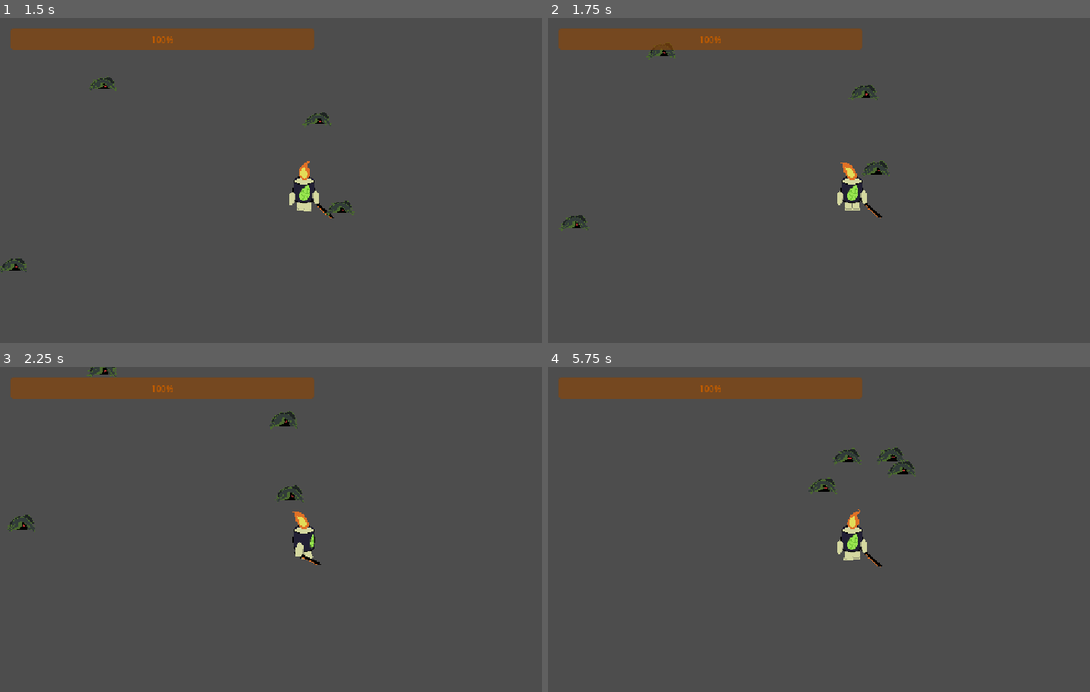
Above: before the commit, frames 1-4 (two rows, left to right).
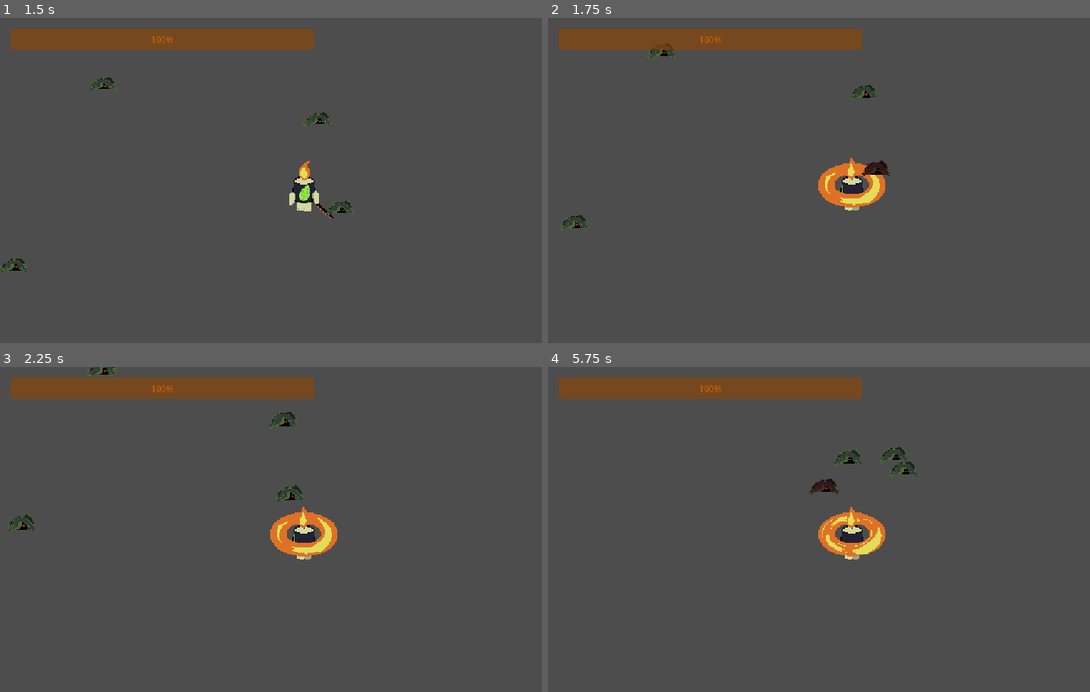
Above: after the commit, the same moments.

Repository: santirincon401-art/fire-project
Game: Godot game, scene res://scenes/main.tscn
Two runs of this game, one before a commit and one after it. Both use one fixed random seed, a clock stepped at 60 frames per second and the inputs below.
Inputs (mouse positions are in pixels of both pictures, inside the frame that each line leads up to):
- Up to frame 1 (1.5 s): move the mouse to (439, 170) at 0.52 s; hold Right (ui_right) 0.53-1.28 s; click (439, 170) at 0.6 s; right-click (439, 170) at 0.8 s; move the mouse to (184, 206) at 1.27 s; hold Down (ui_down) from 1.28 s (still down); right-click (184, 206) at 1.35 s
- Up to frame 2 (1.75 s): keep holding Down (ui_down); tap R (Spin, bound only after the commit) at 1.55 s
- Up to frame 3 (2.25 s): move the mouse to (363, 464) at 2.02 s; release Down (ui_down) at 2.03 s; hold Right (ui_right) from 2.03 s (still down); tap R (Spin, bound only after the commit) at 2.1 s
- Up to frame 4 (5.75 s): click (911, 464) at 2.3 s; move the mouse to (824, 607) at 2.77 s; release Right (ui_right) at 2.78 s; hold Up (ui_up) 2.78-3.53 s; click (824, 607) at 2.85 s; right-click (824, 607) at 3.05 s; move the mouse to (1035, 591) at 3.52 s; hold Left (ui_left) 3.53-5.03 s; tap Q (LargeStab) at 3.6 s; tap R (Spin, bound only after the commit) at 3.8, 5.1 s; move the mouse to (667, 487) at 4.27 s; right-click (667, 487) at 4.35 s; click (667, 487) at 4.55 s; move the mouse to (884, 539) at 5.02 s; hold Down (ui_down) from 5.03 s (still down); right-click (884, 539) at 5.3 s

Frame 1 is identical in both runs. In frame 2, 1.2% of the frame differs, in the area x 49-64%, y 43-62%; in frame 3, 1.1%; in frame 4, 1.6%, in the area x 48-69%, y 24-62%.

Commit message:
spin attack

Diff:
--- a/Candle/controlador.gd
+++ b/Candle/controlador.gd
@@ -8,6 +8,7 @@
 @onready var player: CharacterBody2D = get_parent()
 @onready var sprite: AnimatedSprite2D = player.get_node("AnimatedSprite2D")
 @onready var hitbox: Area2D = player.get_node("Hitbox")
+@onready var SpinningHitbox: Area2D = player.get_node("SpinningHitbox")
 @onready var hurtbox: Area2D = player.get_node("Hurtbox")
 @onready var barra_vida: ProgressBar = player.get_node("CanvasLayer/ProgressBar")
 
@@ -39,7 +40,8 @@
 	WALK,
 	ATTACK,
 	STAB,
-	LARGESTAB
+	LARGESTAB,
+	SPINNINGATTACK
 }
 
 var current_state: States = States.IDLE
@@ -62,8 +64,15 @@
 
 # Evita golpear varias veces al mismo enemigo en un ataque.
 var enemigos_golpeados: Array[Node2D] = []
-
-
+var enemigos_golpeados_spin: Array[Node2D] = []
+@export var duracion_spin: float = 2.0
+@export var tiempo_hitbox_activa: float = 0.25
+@export var tiempo_hitbox_inactiva: float = 0.15
+
+var tiempo_spin: float = 0.0
+var tiempo_ciclo_spin: float = 0.0
+var spin_activo: bool = false
+var hitbox_spin_activa: bool = false
 # ==================================================
 # 5. INICIALIZACIÓN
 # ==================================================
@@ -86,8 +95,13 @@
 		sprite.animation_finished.connect(_al_terminar_animacion)
 
 	actualizar_animacion(Vector2.ZERO)
-
-
+	SpinningHitbox.set_deferred("monitoring", false)
+	if not SpinningHitbox.body_entered.is_connected(
+		_on_spinning_hitbox_body_entered
+	):
+		SpinningHitbox.body_entered.connect(
+		_on_spinning_hitbox_body_entered
+	)
 # ==================================================
 # 6. CONTROL PRINCIPAL
 # ==================================================
@@ -98,7 +112,7 @@
 		"ui_left",
 		"ui_right",
 		"ui_up",
-			"ui_down"
+		"ui_down"
 	)
 
 	# Si está haciendo dash, controlar únicamente el dash.
@@ -131,6 +145,8 @@
 
 		States.LARGESTAB:
 			procesar_ataque()
+		States.SPINNINGATTACK:
+			procesar_spin(delta)
 
 
 # ==================================================
@@ -146,7 +162,9 @@
 	if Input.is_action_just_pressed("LargeStab"):
 		iniciar_LargeStab(1)
 		return
-
+	if Input.is_action_just_pressed("Spin"):
+		iniciar_spin()
+		return
 	if direccion == Vector2.ZERO:
 		cambiar_estado(States.IDLE)
 	else:
@@ -539,3 +557,90 @@
 
 	invulnerable = false
 	print("Invulnerabilidad desactivada")
+
+
+func _on_spinning_hitbox_body_entered(body: Node2D) -> void:
+
+	# Solo hacer daño durante el giro.
+	if current_state != States.SPINNINGATTACK:
+		return
+
+	# Comprobar que sea un enemigo.
+	if not body.is_in_group("enemigos"):
+		return
+
+	# Evitar golpear al mismo enemigo dos veces.
+	if body in enemigos_golpeados_spin:
+		return
+
+	# Aplicar daño.
+	if body.has_method("recibir_danio"):
+		enemigos_golpeados_spin.append(body)
+		body.recibir_danio(danio)
+func iniciar_spin() -> void:
+
+	if not sprite.sprite_frames.has_animation("SpinningAttack"):
+		push_warning("No existe la animación: SpinningAttack")
+		return
+
+	ataque_en_curso = true
+	ataque_actual = 0
+
+	combo_pendiente = false
+	estocada_desbloqueada = false
+	estocada_pendiente = false
+
+	tiempo_spin = 0.0
+	tiempo_ciclo_spin = 0.0
+
+	spin_activo = true
+	hitbox_spin_activa = true
+
+	enemigos_golpeados_spin.clear()
+
+	cambiar_estado(States.SPINNINGATTACK)
+
+	hitbox.set_deferred("monitoring", false)
+	SpinningHitbox.set_deferred("monitoring", true)
+
+	sprite.play("SpinningAttack")
+func procesar_spin(delta: float) -> void:
+
+	tiempo_spin += delta
+	tiempo_ciclo_spin += delta
+
+	# Terminar el ataque cuando se agote la duración.
+	if tiempo_spin >= duracion_spin:
+		terminar_spin()
+		return
+
+	# Alternar entre hitbox activa e inactiva.
+	if hitbox_spin_activa:
+		if tiempo_ciclo_spin >= tiempo_hitbox_activa:
+			hitbox_spin_activa = false
+			tiempo_ciclo_spin = 0.0
+
+			SpinningHitbox.set_deferred("monitoring", false)
+
+	else:
+		if tiempo_ciclo_spin >= tiempo_hitbox_inactiva:
+			hitbox_spin_activa = true
+			tiempo_ciclo_spin = 0.0
+
+			enemigos_golpeados_spin.clear()
+			SpinningHitbox.set_deferred("monitoring", true)
+func terminar_spin() -> void:
+
+	spin_activo = false
+	hitbox_spin_activa = false
+	ataque_en_curso = false
+	ataque_actual = 0
+
+	SpinningHitbox.set_deferred("monitoring", false)
+
+	if player.velocity == Vector2.ZERO:
+		cambiar_estado(States.IDLE)
+		actualizar_animacion(Vector2.ZERO)
+	else:
+		cambiar_estado(States.WALK)
+		actualizar_animacion(player.velocity.normalized())
--- a/Candle/player.tscn
+++ b/Candle/player.tscn
@@ -31,6 +31,7 @@
 [ext_resource type="Texture2D" uid="uid://uitnf3vaagbd" path="res://Candle/sprites/CandleSideviewStab1.png" id="17_vtm6x"]
 [ext_resource type="Texture2D" uid="uid://dexw7wtes3lrh" path="res://Candle/sprites/CandleThree-quarter viewAttack2.png" id="18_4naji"]
 [ext_resource type="Texture2D" uid="uid://dgrlypumtlt1e" path="res://Candle/sprites/CandleThree-quarter2 viewLargeStab1.png" id="22_6vnwg"]
+[ext_resource type="Texture2D" uid="uid://c8w4ixnkni5w6" path="res://Candle/sprites/CandleSpinningAttack.png" id="22_v5c2p"]
 [ext_resource type="Texture2D" uid="uid://ct440jd5pw6ae" path="res://Candle/sprites/CandleThree-quarter2 viewLargeStab2.png" id="23_cfxw7"]
 [ext_resource type="Texture2D" uid="uid://tgm8dd1kgn4r" path="res://Candle/sprites/CandleThree-quarter2 viewStab1.png" id="24_tw5k4"]
 [ext_resource type="Texture2D" uid="uid://rdmo2iqb6aet" path="res://Candle/sprites/CandleThree-quarterviewLargeStab1.png" id="29_k6dul"]
@@ -405,6 +406,22 @@
 atlas = ExtResource("6_7x212")
 region = Rect2(384, 0, 128, 128)
 
+[sub_resource type="AtlasTexture" id="AtlasTexture_pprf1"]
+atlas = ExtResource("22_v5c2p")
+region = Rect2(0, 0, 128, 128)
+
+[sub_resource type="AtlasTexture" id="AtlasTexture_48se1"]
+atlas = ExtResource("22_v5c2p")
+region = Rect2(128, 0, 128, 128)
+
+[sub_resource type="AtlasTexture" id="AtlasTexture_yiy8a"]
+atlas = ExtResource("22_v5c2p")
+region = Rect2(256, 0, 128, 128)
+
+[sub_resource type="AtlasTexture" id="AtlasTexture_ii6ea"]
+atlas = ExtResource("22_v5c2p")
+region = Rect2(384, 0, 128, 128)
+
 [sub_resource type="AtlasTexture" id="AtlasTexture_5qxye"]
 atlas = ExtResource("13_2k2hw")
 region = Rect2(0, 0, 128, 128)
@@ -1034,6 +1051,23 @@
 }, {
 "frames": [{
 "duration": 1.0,
+"texture": SubResource("AtlasTexture_pprf1")
+}, {
+"duration": 1.0,
+"texture": SubResource("AtlasTexture_48se1")
+}, {
+"duration": 1.0,
+"texture": SubResource("AtlasTexture_yiy8a")
+}, {
+"duration": 1.0,
+"texture": SubResource("AtlasTexture_ii6ea")
+}],
+"loop": 1,
+"name": &"SpinningAttack",
+"speed": 17.0
+}, {
+"frames": [{
+"duration": 1.0,
 "texture": SubResource("AtlasTexture_5qxye")
 }, {
 "duration": 1.0,
@@ -1293,16 +1327,19 @@
 [sub_resource type="CircleShape2D" id="CircleShape2D_8w0r3"]
 radius = 23.769728
 
-[sub_resource type="CapsuleShape2D" id="CapsuleShape2D_w7mgy"]
-radius = 14.0
-height = 42.0
+[sub_resource type="CapsuleShape2D" id="CapsuleShape2D_4e15o"]
+radius = 45.002937
+height = 131.99934
+
+[sub_resource type="CapsuleShape2D" id="CapsuleShape2D_8w0r3"]
 
 [node name="Candle" type="CharacterBody2D" unique_id=94849158 groups=["jugador"]]
 
 [node name="AnimatedSprite2D" type="AnimatedSprite2D" parent="." unique_id=12231269]
 position = Vector2(-1, -8)
 sprite_frames = SubResource("SpriteFrames_8w0r3")
-animation = &"Three-quarter2ViewStab1"
+animation = &"SpinningAttack"
+frame_progress = 0.9913852
 
 [node name="controlador" type="Node2D" parent="." unique_id=1169680575]
 script = ExtResource("11_rucp0")
@@ -1332,8 +1369,16 @@
 [node name="CollisionShape2D" type="CollisionShape2D" parent="Hurtbox" unique_id=1226691503]
 shape = SubResource("CircleShape2D_8w0r3")
 
-[node name="CollisionShape2D" type="CollisionShape2D" parent="." unique_id=1695057351]
-shape = SubResource("CapsuleShape2D_w7mgy")
+[node name="SpinningHitbox" type="Area2D" parent="." unique_id=1931055901]
+
+[node name="CollisionShape2D" type="CollisionShape2D" parent="SpinningHitbox" unique_id=411385319]
+position = Vector2(-3, -11)
+rotation = -1.567633
+shape = SubResource("CapsuleShape2D_4e15o")
+
+[node name="CollisionShape2D" type="CollisionShape2D" parent="." unique_id=378254437]
+shape = SubResource("CapsuleShape2D_8w0r3")
 
 [connection signal="body_entered" from="Hitbox" to="controlador" method="_on_hitbox_body_entered"]
 [connection signal="body_entered" from="Hurtbox" to="controlador" method="_on_hurtbox_body_entered"]
+[connection signal="body_entered" from="SpinningHitbox" to="controlador" method="_on_spinning_hitbox_body_entered"]
--- a/project.godot
+++ b/project.godot
@@ -74,6 +74,11 @@
 "events": [Object(InputEventKey,"resource_local_to_scene":false,"resource_name":"","device":-1,"window_id":0,"alt_press …(192 unchanged characters)…
 ]
 }
+Spin={
+"deadzone": 0.2,
+"events": [Object(InputEventKey,"resource_local_to_scene":false,"resource_name":"","device":-1,"window_id":0,"alt_pressed":false,"shift_pressed":false,"ctrl_pressed":false,"meta_pressed":false,"pressed":false,"keycode":0,"physical_keycode":82,"key_label":0,"unicode":114,"location":0,"echo":false,"script":null)
+]
+}
 
 [physics]
 
Binary file added: Candle/sprites/CandleSpinningAttack.png
Not shown, added: Candle/sprites/CandleSpinningAttack.png.import
